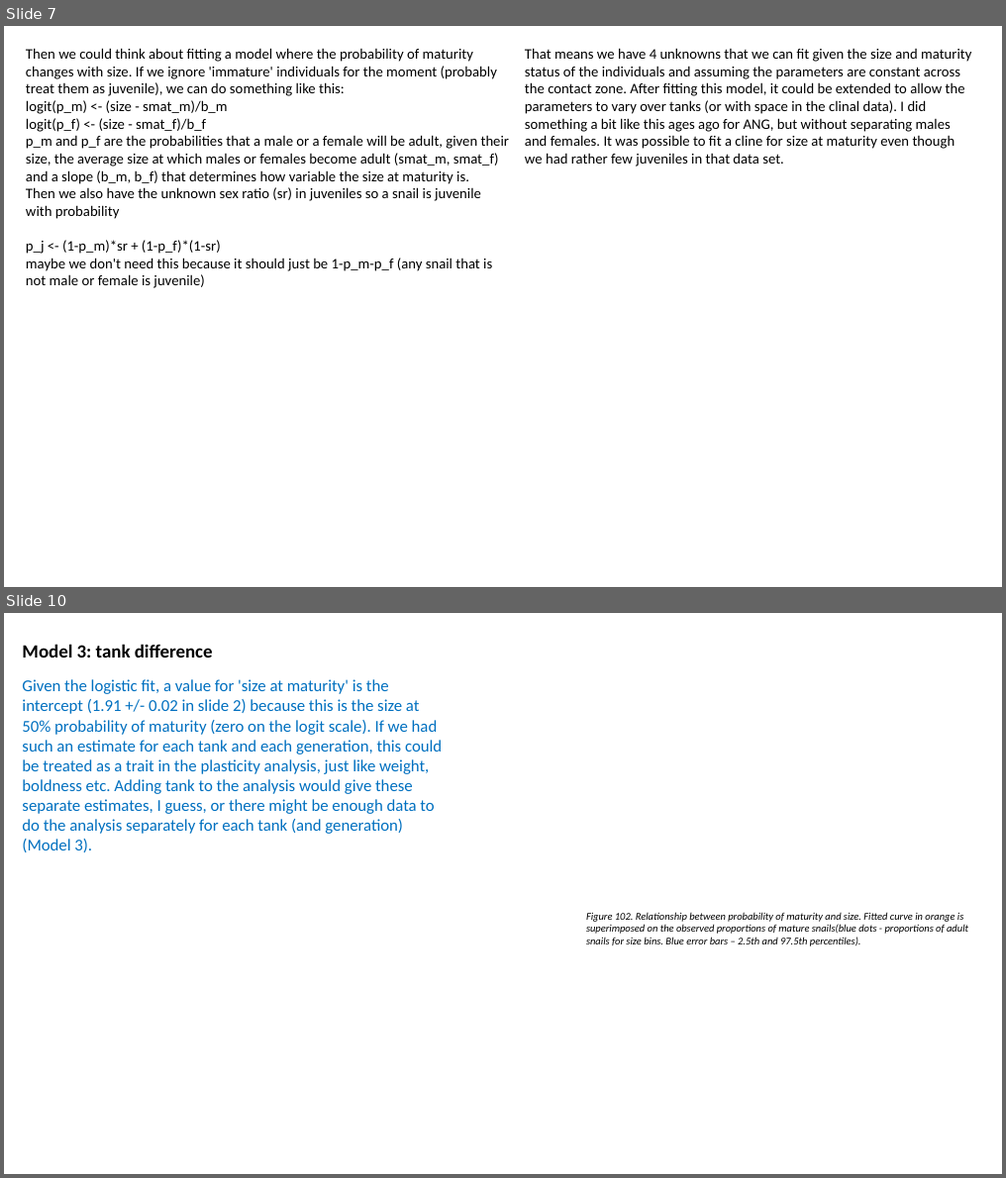
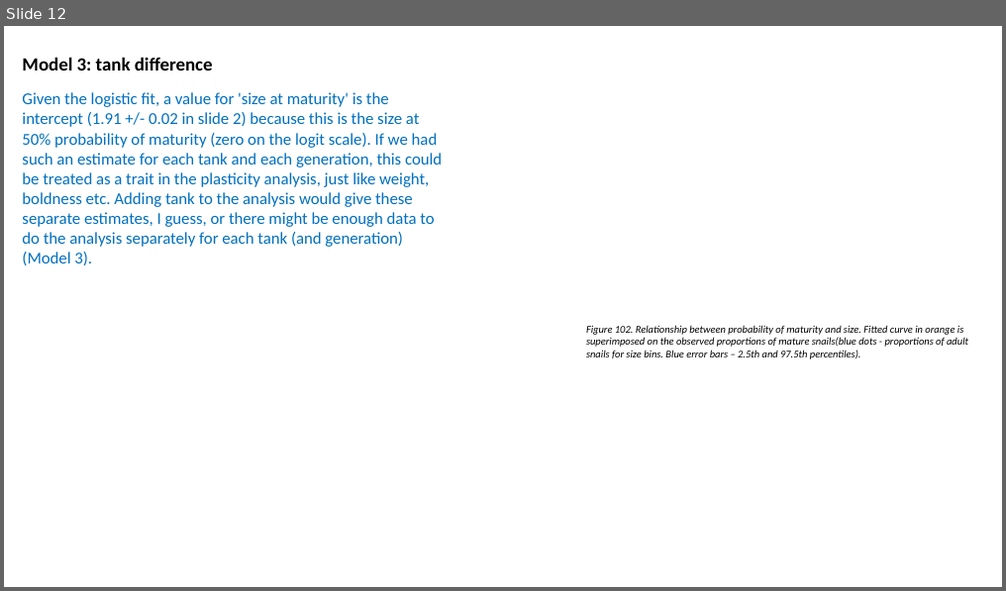
Before and after one commit to sam0per/Littorina_CZ_offspring, a slide deck: docs/Littorina_offspring_size_maturity.pptx. Shown one above the other, each under a label of ours: slides 7 and 10 before the commit, slide 12 after it; the slides between them are not shown. The pictures are 1006x1178 and 1006x591 pixels, drawn with LibreOffice and Linux fonts; fonts in the diff are those of the drawing. Boxes give left, top, right and bottom in pixels: in the first picture for what was removed or moved away, otherwise in the second. Text is boxed around its words. In the diff, an @@ line names an element or a change of style, - is before the commit and + after.

Commit message:
size at maturity sex and generation models

```diff
--- a/docs/Littorina_offspring_size_maturity.pptx
+++ b/docs/Littorina_offspring_size_maturity.pptx
@@ slide 7 removed at (x1=4, y1=26, x2=1002, y2=587), background #FFFFFF @@
@@ text removed at (x1=26, y1=48, x2=509, y2=288) @@
-Then we could think about fitting a model where the probability of maturity changes with size. If we ignore 'immature' individuals for the moment (probably treat them as juvenile), we can do something like this:
-logit(p_m) <- (size - smat_m)/b_m
-logit(p_f) <- (size - smat_f)/b_f
-p_m and p_f are the probabilities that a male or a female will be adult, given their size, the average size at which males or females become adult (smat_m, smat_f) and a slope (b_m, b_f) that determines how variable the size at maturity is.
-Then we also have the unknown sex ratio (sr) in juveniles so a snail is juvenile with probability
-p_j <- (1-p_m)*sr + (1-p_f)*(1-sr)
-maybe we don't need this because it should just be 1-p_m-p_f (any snail that is not male or female is juvenile)
@@ text removed at (x1=525, y1=48, x2=971, y2=167) @@
-That means we have 4 unknowns that we can fit given the size and maturity status of the individuals and assuming the parameters are constant across the contact zone. After fitting this model, it could be extended to allow the parameters to vary over tanks (or with space in the clinal data). I did something a bit like this ages ago for ANG, but without separating males and females. It was possible to fit a cline for size at maturity even though we had rather few juveniles in that data set.
@@ what was slide 10 is now slide 12 @@
```
Also in this commit, not shown: 7 slides changed, 4 slides added, 1 other slide removed, 2 other files.
